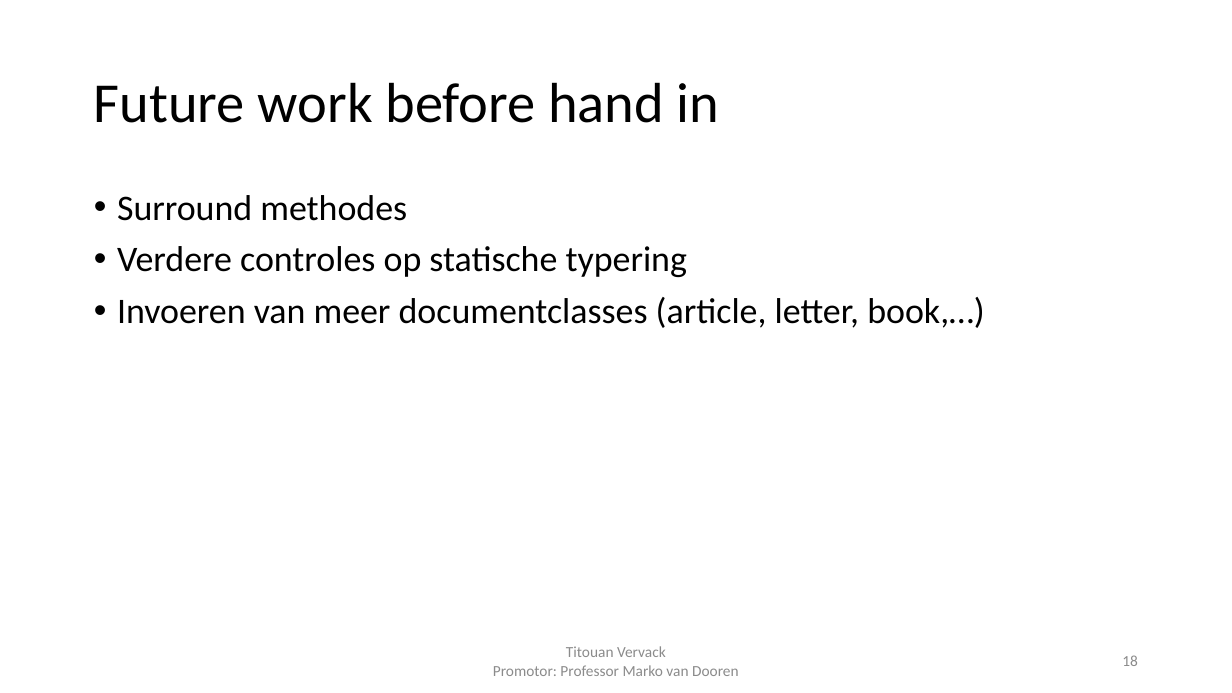
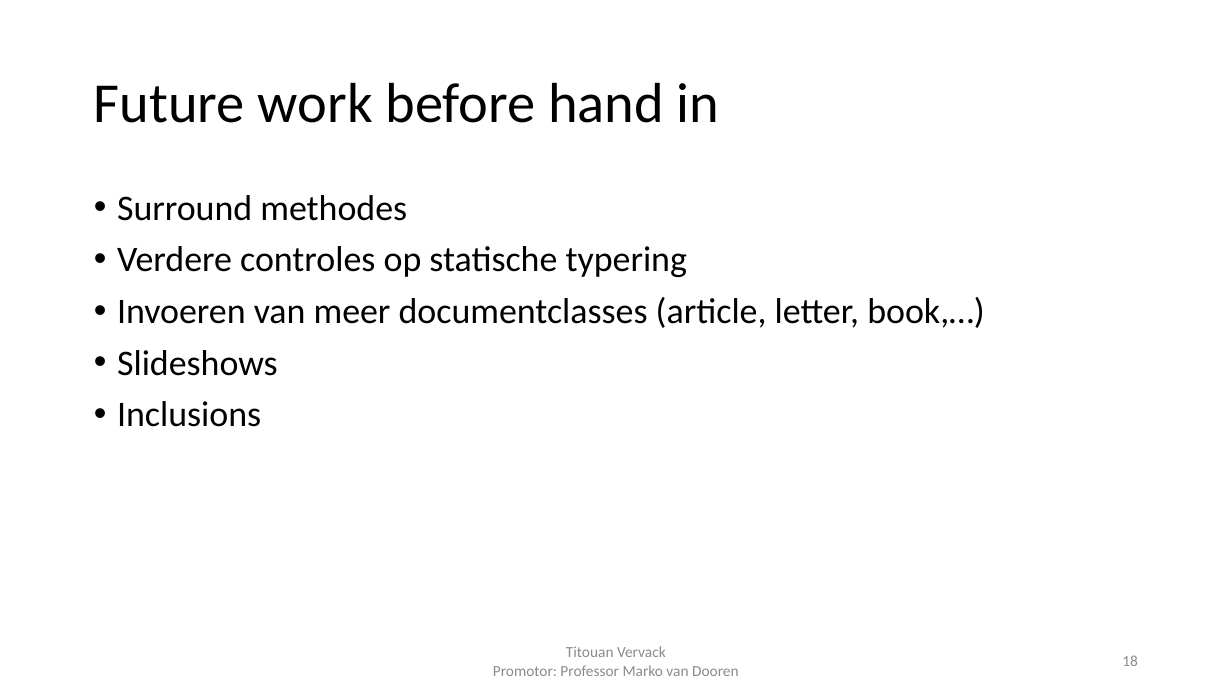
Before and after one commit to FlashYoshi/neio, a slide deck: slide 18 of Intermediate Presentation.pptx. Drawn at 1232x693 pixels with LibreOffice and Linux fonts; fonts in the diff are those of the drawing. Boxes give left, top, right and bottom in pixels: in the first picture for what was removed or moved away, otherwise in the second. Text is boxed around its words. In the diff, an @@ line names an element or a change of style, - is before the commit and + after.

Commit message:
Small changes to future work

```diff
--- a/Intermediate Presentation.pptx
+++ b/Intermediate Presentation.pptx
@@ text at bbox=[117, 350, 278, 427]: paragraphs added @@
+• Slideshows
+• Inclusions
```
Also in this commit, not shown: 1 other slide changed.
